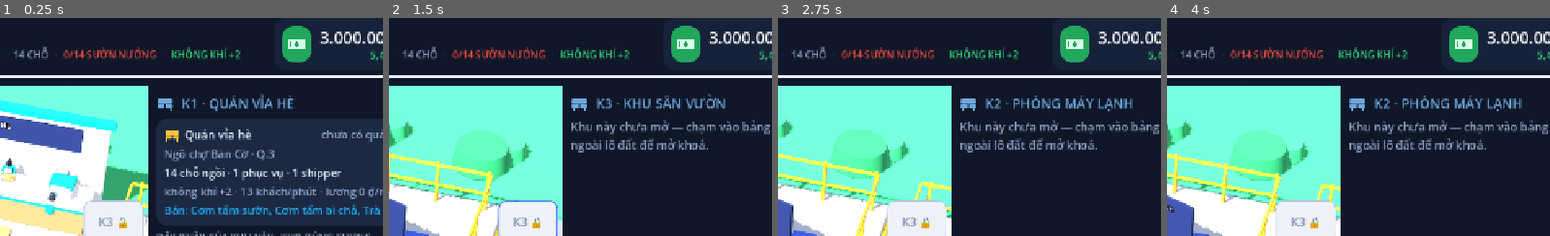
Above: before the commit, frames 1-4 (left to right).
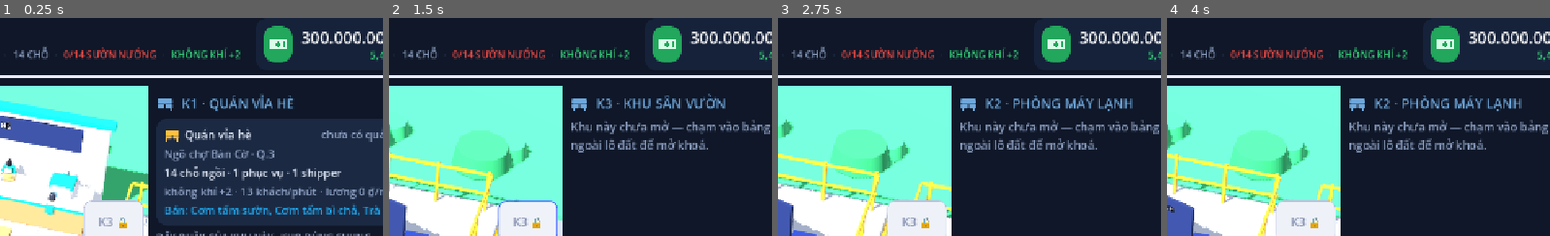
Above: after the commit, the same moments.

Repository: AnhGeek/ComTam-Tycoon
Game: Godot game, scene res://main.tscn
Same seed, same stepped clock (60 frames per second), same inputs: the game is played once before the commit and once after it.
Inputs:
- Up to frame 1 (0.25 s): no input
- Up to frame 2 (1.5 s): click "K3 🔒" at 0.5 s; click "K3 🔒" at 1.25 s
- Up to frame 3 (2.75 s): click "K2 🔒" at 2 s
- Up to frame 4 (4 s): click "K1" at 2.75 s; click "K2 🔒" at 3.5 s
The pictures show only the part of the screen within x 45-95%, y 2-52%; the shares and areas given below are measured in that part.

The runs differ from the first frame. In frame 1, 2.0% of the frame differs, in the area x 68-98%, y 3-21%; in frame 2, 2.0%; in frame 3, 2.0%; in frame 4, 2.0%.

Commit message:
Thêm nút nấu nhanh mua đứt phần mẻ còn lại, và khúc gỡ lỗi cộng tiền
Nấu nhanh: trả tiền một cái là mẻ ra ngay. Giá lấy boost_cost của quầy,
nhân theo cấp (boost_cost_mult) rồi nhân với phần mẻ còn lại, nên thúc
sớm trả trọn, thúc lúc gần xong thì gần như không mất gì. Lò nướng thịt
để boost_cost = 0 nên không mọc nút — nó chỉ giữ nhiệt, có nấu gì đâu.

Gỡ lỗi: cuối trang Cài đặt thêm ba nút cộng tiền và một nút xoá sạch ví,
bật tắt bằng chung.debug_tools trong balance.json.

Diff:
--- a/data/balance.json
+++ b/data/balance.json
@@ -50,6 +50,7 @@
 			"keep": 0,
 			"keep_step": 0,
 			"up_cost": 120000,
+			"boost_cost": 0,
 			"recipe": {
 				"grilled": 1
 			},
@@ -91,6 +92,7 @@
 			"keep": 40,
 			"keep_step": 8,
 			"up_cost": 90000,
+			"boost_cost": 20000,
 			"recipe": {
 				"rice": 0.5,
 				"gas": 0.01
@@ -133,6 +135,7 @@
 			"keep": 40,
 			"keep_step": 8,
 			"up_cost": 160000,
+			"boost_cost": 10000,
 			"recipe": {
 				"bi": 1,
 				"cha": 1
@@ -175,6 +178,7 @@
 			"keep": 60,
 			"keep_step": 12,
 			"up_cost": 60000,
+			"boost_cost": 1500,
 			"recipe": {
 				"ice": 1,
 				"tea": 1
@@ -387,6 +391,7 @@
 		"coal_per_batch": 1,
 		"up_cost": 240000.0,
 		"up_mult": 1.8,
+		"boost_cost": 50000.0,
 		"up_costs": [
 			0,
 			240000,
@@ -718,16 +723,18 @@
 		}
 	},
 	"chung": {
-		"start_money": 3000000,
+		"start_money": 300000000,
 		"day_duration": 180.0,
 		"customer_patience": 28.0,
 		"manager_cost_mult": 6.0,
 		"station_up_mult": 1.45,
+		"boost_cost_mult": 1.12,
 		"level_speed_gain": 0.05,
 		"level_batch_every": 4,
 		"offline_max_seconds": 14400.0,
 		"offline_rate": 0.5,
-		"max_level": 25
+		"max_level": 25,
+		"debug_tools": true
 	},
 	"pantry": {
 		"_ghi_chu": "Kho đồ khô, cách tính y hệt kho lạnh. Gas đo theo BÌNH: một bình nấu 100 suất cơm (nồi cơm ăn 0.01 bình mỗi phần).",
--- a/scripts/game_manager.gd
+++ b/scripts/game_manager.gd
@@ -77,18 +77,19 @@
 		# quầy này không nấu gì hết: nó là cái lò giữ nhiệt, chỉ CHỨA sườn do lò
 		# than ngoài vỉa hè nướng ra. Công thức {grilled: 1} để lại là để người
 		# đứng quầy biết lúc nào hết hàng mà nghỉ tay, và để màn hình báo động.
+		# "boost_cost" = 0: quầy này KHÔNG thúc được, nó có nấu nướng gì đâu.
 		"out": "", "recipe": {"grilled": 1}, "base_price": 25000, "cycle": 12.0,
-		"batch": 2, "keep": 0, "keep_step": 0, "up_cost": 120000},
+		"batch": 2, "keep": 0, "keep_step": 0, "up_cost": 120000, "boost_cost": 0},
 	"rice": {"floor": "street", "name": "Nồi cơm tấm", "dish": "Phần cơm tấm", "glyph": "▦",
 		"out": "com", "recipe": {"rice": 1, "gas": 1}, "base_price": 20000, "cycle": 10.0,
-		"batch": 2, "keep": 40, "keep_step": 8, "up_cost": 90000},
+		"batch": 2, "keep": 40, "keep_step": 8, "up_cost": 90000, "boost_cost": 20000},
 	"prep": {"floor": "street", "name": "Bàn bì & chả", "dish": "Phần bì chả", "glyph": "▩",
 		# đúng như cái tên: bàn này thái BÌ và CHẢ, hết một trong hai là đứng tay
 		"out": "bicha", "recipe": {"bi": 1, "cha": 1}, "base_price": 30000, "cycle": 15.0,
-		"batch": 2, "keep": 40, "keep_step": 8, "up_cost": 160000},
+		"batch": 2, "keep": 40, "keep_step": 8, "up_cost": 160000, "boost_cost": 10000},
 	"drink": {"floor": "street", "name": "Quầy trà đá", "dish": "Ly trà đá", "glyph": "▥",
 		"out": "trada", "recipe": {"ice": 1, "tea": 1}, "base_price": 5000, "cycle": 8.0,
-		"batch": 3, "keep": 60, "keep_step": 12, "up_cost": 60000},
+		"batch": 3, "keep": 60, "keep_step": 12, "up_cost": 60000, "boost_cost": 1500},
 }
 
 ## MENU — mấy món THẬT SỰ bán ra tiền. Khách ngồi bàn gọi một món hợp với khu
@@ -127,6 +128,8 @@
 static var GRILL_CYCLE := 24.0   # giây cho trọn một mẻ
 static var GRILL_COAL := 1.0   # bao than cháy hết cho mỗi mẻ
 static var GRILL_UP_COST := 240000.0
+## Tiền thúc cho xong mẻ sườn đang nướng, tính lúc lò còn cấp 1
+static var GRILL_BOOST_COST := 50000.0
 
 ## Lò giữ nhiệt trong quầy: sườn nướng xong ngoài hiên bưng vào đây nằm chờ khách,
 ## nên nó quyết định quán trữ sẵn được bao nhiêu miếng. Lò đầy thì lò than ngoài
@@ -182,6 +185,10 @@
 static var GRILL_UP_MULT := 1.8
 static var WARMER_UP_MULT := 1.75
 
+## Nấu nhanh đắt thêm bao nhiêu lần mỗi cấp. Quầy càng cao cấp thì một mẻ càng
+## nhiều phần và càng mau, nên tiền thúc cũng phải đi lên theo.
+static var BOOST_COST_MULT := 1.12
+
 ## Tiền vốn lúc mở quán mới.
 static var START_MONEY := 3000000.0
 
@@ -233,6 +240,9 @@
 ## Thu nhập khi vắng mặt: chỉ quầy có quản lý mới chạy, hiệu suất 50%, tối đa 4 giờ.
 static var OFFLINE_MAX_SECONDS := 14400.0
 static var OFFLINE_RATE := 0.5
+# Bật mấy nút cộng tiền ở trang Cài đặt để test cho nhanh.
+# Tắt bằng cách để "debug_tools": false trong chung của data/balance.json.
+static var DEBUG_TOOLS := true
 
 ## Nhiệm vụ: "kind" là tên chỉ số trong `stats`, đạt "target" thì nhận thưởng.
 static var MISSIONS := [
@@ -335,6 +345,7 @@
 		{"name": TYPE_STRING, "dish": TYPE_STRING, "out": TYPE_STRING,
 		"base_price": TYPE_FLOAT, "cycle": TYPE_FLOAT, "batch": TYPE_INT,
 		"keep": TYPE_INT, "keep_step": TYPE_INT, "up_cost": TYPE_FLOAT,
+		"boost_cost": TYPE_FLOAT,
 		"recipe": TYPE_DICTIONARY, "up_costs": TYPE_ARRAY})
 	_merge_rows(d.get("menu", {}), MENU,
 		{"name": TYPE_STRING, "desc": TYPE_STRING, "price": TYPE_INT,
@@ -376,6 +387,7 @@
 		GRILL_COAL = float(gd.get("coal_per_batch", GRILL_COAL))
 		GRILL_UP_COST = float(gd.get("up_cost", GRILL_UP_COST))
 		GRILL_UP_MULT = float(gd.get("up_mult", GRILL_UP_MULT))
+		GRILL_BOOST_COST = float(gd.get("boost_cost", GRILL_BOOST_COST))
 		if typeof(gd.get("up_costs")) == TYPE_ARRAY:
 			GRILL_UP_COSTS = (gd["up_costs"] as Array).duplicate()
 
@@ -426,10 +438,12 @@
 		CUSTOMER_PATIENCE = float(md.get("customer_patience", CUSTOMER_PATIENCE))
 		MANAGER_COST_MULT = float(md.get("manager_cost_mult", MANAGER_COST_MULT))
 		STATION_UP_MULT = float(md.get("station_up_mult", STATION_UP_MULT))
+		BOOST_COST_MULT = float(md.get("boost_cost_mult", BOOST_COST_MULT))
 		LEVEL_SPEED_GAIN = float(md.get("level_speed_gain", LEVEL_SPEED_GAIN))
 		LEVEL_BATCH_EVERY = int(md.get("level_batch_every", LEVEL_BATCH_EVERY))
 		OFFLINE_MAX_SECONDS = float(md.get("offline_max_seconds", OFFLINE_MAX_SECONDS))
 		OFFLINE_RATE = float(md.get("offline_rate", OFFLINE_RATE))
+		DEBUG_TOOLS = bool(md.get("debug_tools", DEBUG_TOOLS))
 
 
 ## Chép những khoá cho phép sửa từ bảng JSON sang bảng số của game, ép đúng kiểu
@@ -1590,13 +1604,68 @@
 	return 0.0
 
 
-# ---------------- Chạm để nấu nhanh ----------------
-
-## Người chơi chạm vào quầy: đẩy nhanh mẻ đang nấu (phần chơi chủ động).
+# ---------------- Nấu nhanh: trả tiền cho xong mẻ ----------------
+
+## Nấu nhanh là MUA đứt phần thời gian còn lại của mẻ đang nấu: trả tiền một cái
+## là mẻ ra ngay, không phải ngồi đợi. Giá tính ba tầng:
+##
+##   giá gốc (`boost_cost` của quầy trong balance.json)
+##   × BOOST_COST_MULT^(cấp - 1)   — quầy cao cấp mẻ to hơn nên thúc đắt hơn
+##   × phần mẻ CÒN LẠI             — thúc sớm trả trọn, thúc lúc gần xong gần như
+##                                   không mất gì, vì có rút ngắn được bao nhiêu đâu
+##
+## `boost_cost` bằng 0 nghĩa là quầy đó không thúc được — lò nướng thịt chỉ giữ
+## nhiệt cho sườn của lò than, nó có nấu nướng gì đâu mà thúc.
+func boost_cost(id: String) -> int:
+	var base := float(station_def(id).get("boost_cost", 0.0))
+	if base <= 0.0 or str(station_def(id).get("out", "")).is_empty():
+		return 0
+	var lv := maxi(station_level(id), 1)
+	var left := clampf(1.0 - float(progress.get(id, 0.0)), 0.0, 1.0)
+	return int(round(base * pow(BOOST_COST_MULT, float(lv - 1)) * left))
+
+
+## Bấm được nút nấu nhanh hay không: quầy phải đang mở, thúc được, còn nguyên
+## liệu, kho chưa đầy và trong ví đủ tiền.
+func can_boost(id: String) -> bool:
+	if not is_station_open(id) or boost_cost(id) <= 0:
+		return false
+	if station_full(id) or not has_ingredients(id, 1):
+		return false
+	return can_afford(float(boost_cost(id)))
+
+
+## Trả tiền xong thì chỉ việc đẩy kim đồng hồ tới sát vạch: khung hình kế tiếp
+## `_process` kết mẻ theo đúng đường ra hàng cũ (trần kho, phần lẻ nguyên liệu,
+## báo hết hàng) — đừng chép lại đoạn đó ở đây.
 func boost_station(id: String) -> bool:
-	if not is_station_open(id) or not has_ingredients(id, 1):
-		return false
-	progress[id] = minf(float(progress[id]) + 0.14, 0.999)
+	if not can_boost(id):
+		return false
+	if not _spend(float(boost_cost(id))):
+		return false
+	progress[id] = 0.999
+	_bump("boosts")
+	return true
+
+
+## Tiền thúc cho xong mẻ sườn ngoài lò than, tính y hệt quầy trong quán.
+func grill_boost_cost() -> int:
+	var left := clampf(1.0 - grill_progress, 0.0, 1.0)
+	return int(round(GRILL_BOOST_COST * pow(BOOST_COST_MULT, float(grill_level - 1)) * left))
+
+
+func can_boost_grill() -> bool:
+	# `grill_running` đã hỏi đủ ba chuyện: còn than, còn sườn sống, lò giữ nhiệt
+	# còn chỗ. Thiếu thứ nào thì có thúc cũng chẳng ra miếng nào.
+	return grill_running() and can_afford(float(grill_boost_cost()))
+
+
+func boost_grill() -> bool:
+	if not can_boost_grill():
+		return false
+	if not _spend(float(grill_boost_cost())):
+		return false
+	grill_progress = 0.999
 	_bump("boosts")
 	return true
 
@@ -1673,6 +1742,13 @@
 
 func can_afford(cost: float) -> bool:
 	return money >= cost
+
+
+func debug_add_money(amount: float) -> void:
+	# Cửa sau lúc test: nhét thẳng tiền vào ví, không đụng tới doanh thu hay uy tín.
+	money = maxf(0.0, money + float(round(amount)))
+	money_changed.emit()
+	_log("Gỡ lỗi: cộng %s ₫" % UIKit.money(amount))
 
 
 func _spend(cost: float) -> bool:
--- a/views/restaurant_view.gd
+++ b/views/restaurant_view.gd
@@ -1248,18 +1248,32 @@
 	lvbar.size_flags_vertical = Control.SIZE_SHRINK_CENTER
 	foot.add_child(lvbar)
 
-	# nấu nhanh: cú chạm "thúc" mẻ đang nấu, giữ lại nhịp bấm của game idle
-	var boost := UIKit.dark_button("NẤU NHANH", UIKit.NEON_BLUE, Color.WHITE, 13)
-	boost.custom_minimum_size = Vector2(UIKit.px(112), UIKit.px(30))
-	boost.disabled = not GameManager.has_ingredients(sid, 1)
-	boost.pressed.connect(func():
-		if GameManager.boost_station(sid):
-			_on_boosted(sid)
-			_show_station_card(sid, "upgrade")
-		else:
-			_toast("Hết nguyên liệu cho " + str(data["name"]).to_lower()))
-	foot.add_child(boost)
+	# Nấu nhanh: trả tiền cho mẻ ra ngay, giữ lại nhịp bấm của game idle. Quầy nào
+	# không nấu gì (lò nướng thịt chỉ giữ nhiệt) thì không có nút này.
+	var bcost := GameManager.boost_cost(sid)
+	if bcost > 0:
+		var boost := UIKit.dark_button("NẤU NHANH · %s ₫" % UIKit.money_short(float(bcost)),
+			UIKit.NEON_BLUE, Color.WHITE, 13)
+		boost.custom_minimum_size = Vector2(UIKit.px(112), UIKit.px(30))
+		boost.disabled = not GameManager.can_boost(sid)
+		boost.pressed.connect(func():
+			if GameManager.boost_station(sid):
+				_on_boosted(sid)
+				_show_station_card(sid, "upgrade")
+			else:
+				_toast(_why_no_boost(sid)))
+		foot.add_child(boost)
 	return card
+
+
+## Bấm nấu nhanh không được thì vì lẽ gì — nói đúng chuyện đang xảy ra.
+func _why_no_boost(sid: String) -> String:
+	var nm := str(GameManager.station_def(sid)["name"]).to_lower()
+	if not GameManager.has_ingredients(sid, 1):
+		return "Hết nguyên liệu cho " + nm
+	if GameManager.station_full(sid):
+		return "Kho đầy phần rồi, " + nm + " nghỉ tay"
+	return "Chưa đủ tiền thúc " + nm
 
 
 ## Một hàng lộ trình nâng cấp gọn: biểu tượng, tên + số liệu hiện tại, và nút
@@ -1438,6 +1452,20 @@
 			why = "Than vẫn đỏ nhưng hết sườn sống — vào Mua sắm nhập thêm"
 		v.add_child(UIKit.tag(why, UIKit.BAD, Color(0.71, 0.33, 0.25, 0.12)))
 
+	# Thúc mẻ: trả tiền cho vỉ sườn đang nướng chín ngay, khỏi đứng quạt than.
+	# Lò đang nghỉ (hết than, hết sườn, lò giữ nhiệt đầy) thì chẳng có mẻ nào để thúc.
+	var bcost := GameManager.grill_boost_cost()
+	var quick := UIKit.button_primary("THÚC MẺ · %s ₫" % UIKit.money(float(bcost)), 13)
+	quick.custom_minimum_size = Vector2(0, 62)
+	quick.disabled = not GameManager.can_boost_grill()
+	quick.pressed.connect(func():
+		if GameManager.boost_grill():
+			_toast("Quạt lửa cho mau chín!")
+			_show_grill_card()
+		else:
+			_toast("Lò đang nghỉ, chưa có mẻ nào để thúc"))
+	v.add_child(quick)
+
 	var cost := GameManager.grill_upgrade_cost()
 	var grill_maxed := GameManager.grill_at_max()
 	var up := UIKit.button_primary("LÒ ĐÃ KỊCH CẤP %d" % GameManager.MAX_LEVEL if grill_maxed
--- a/views/settings_view.gd
+++ b/views/settings_view.gd
@@ -230,6 +230,36 @@
 	list_box.add_child(UIKit.spacer(4))
 	list_box.add_child(UIKit.muted("Tiến trình tự lưu vào cuối mỗi ngày trong game.", 11))
 
+	_build_debug()
+
+
+# ---------- Gỡ lỗi ----------
+
+func _build_debug() -> void:
+	# Mấy nút này chỉ để test cho nhanh, tắt bằng "debug_tools": false trong
+	# chung của data/balance.json là cả khúc này biến mất.
+	if not GameManager.DEBUG_TOOLS:
+		return
+
+	list_box.add_child(UIKit.spacer(6))
+	list_box.add_child(UIKit.section("Gỡ lỗi — chỉ dùng lúc test"))
+
+	for amount in [1000000.0, 10000000.0, 100000000.0]:
+		var money_amount: float = amount
+		var btn := UIKit.button_secondary("+ " + UIKit.money(money_amount) + " ₫", 13)
+		btn.custom_minimum_size = Vector2(0, 71)
+		btn.pressed.connect(func():
+			GameManager.debug_add_money(money_amount)
+			_toast("Đã cộng " + UIKit.money(money_amount) + " ₫"))
+		list_box.add_child(btn)
+
+	var clear_btn := UIKit.button_danger("XOÁ SẠCH TIỀN (VỀ 0 ₫)", 13)
+	clear_btn.custom_minimum_size = Vector2(0, 71)
+	clear_btn.pressed.connect(func():
+		GameManager.debug_add_money(-GameManager.money)
+		_toast("Ví trống trơn rồi"))
+	list_box.add_child(clear_btn)
+
 
 func _kv(grid: GridContainer, key: String, value: String) -> void:
 	grid.add_child(UIKit.muted(key, 11))
Not shown, changed: CLAUDE.md
